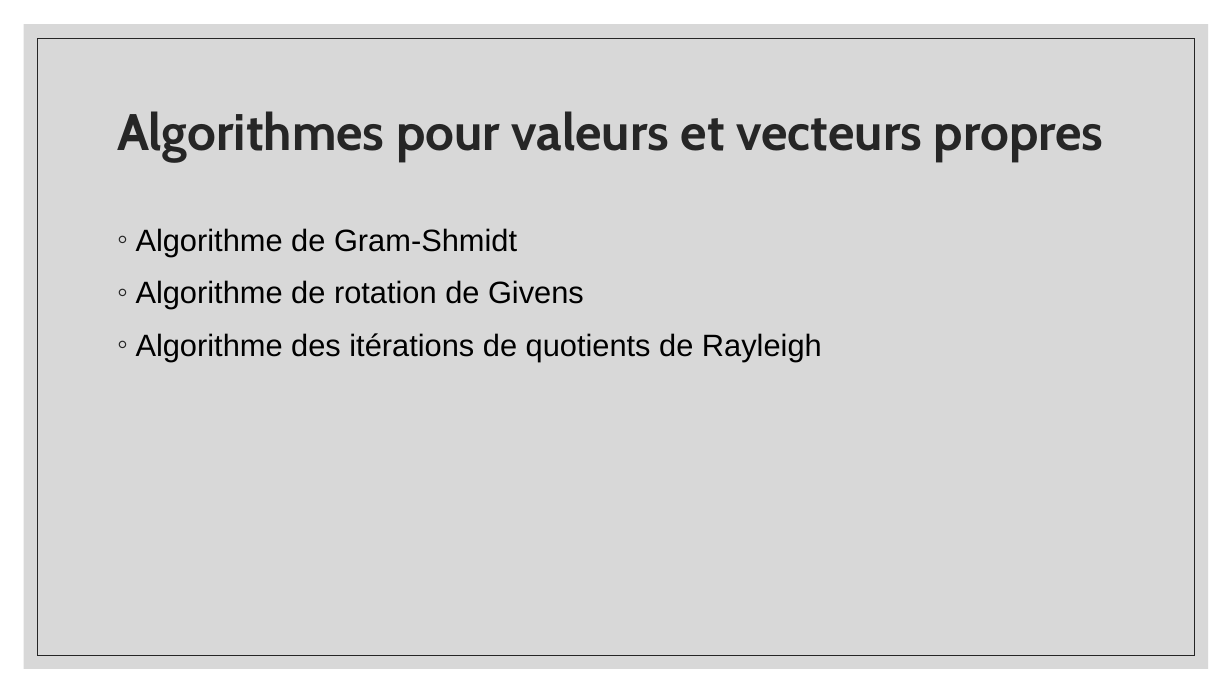
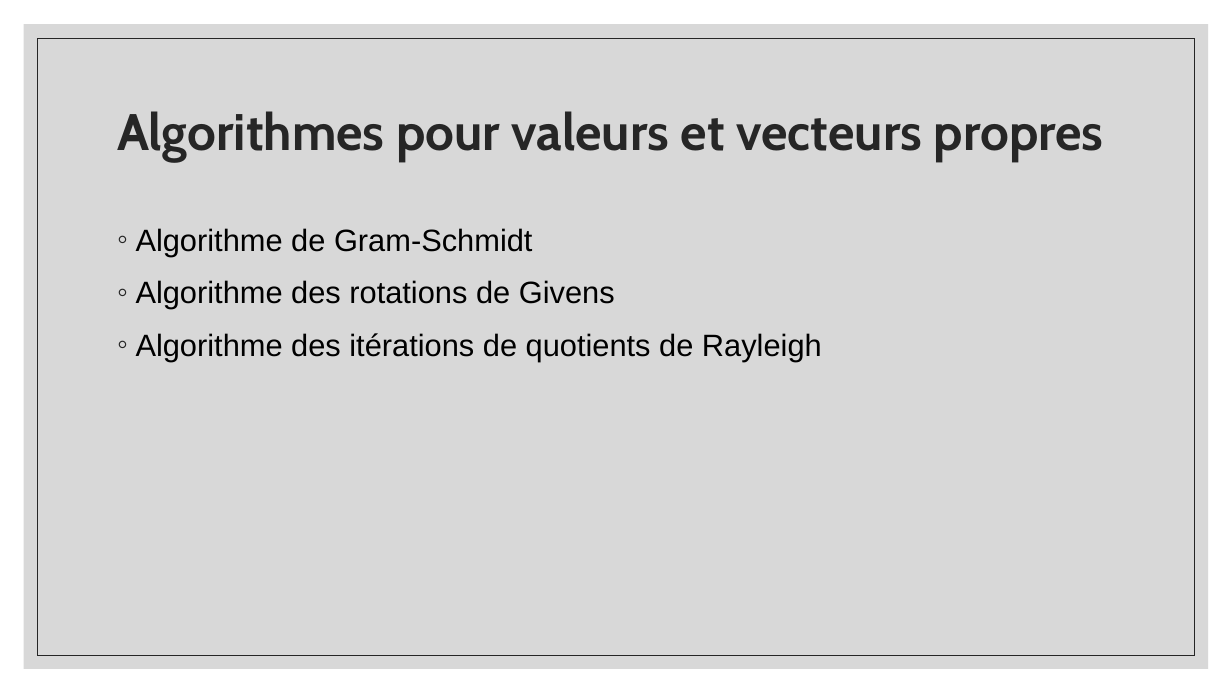
Before and after one commit to gahem1/Physique_Numerique, a slide deck: slide 8 of Solutions d’une équation aux valeurs propres.pptx. Drawn at 1232x693 pixels with LibreOffice and Linux fonts; fonts in the diff are those of the drawing. Boxes give left, top, right and bottom in pixels: in the first picture for what was removed or moved away, otherwise in the second. Text is boxed around its words. In the diff, an @@ line names an element or a change of style, - is before the commit and + after.

```diff
--- a/Solutions d’une équation aux valeurs propres.pptx
+++ b/Solutions d’une équation aux valeurs propres.pptx
@@ text at [136,228,615,309]: text changed @@
-◦ Algorithme de Gram-Shmidt
-◦ Algorithme de rotation de Givens
+◦ Algorithme de Gram-Schmidt
+◦ Algorithme des rotations de Givens
```
Also in this commit, not shown: 15 other slides changed, 4 slides added, 1 slide removed.
